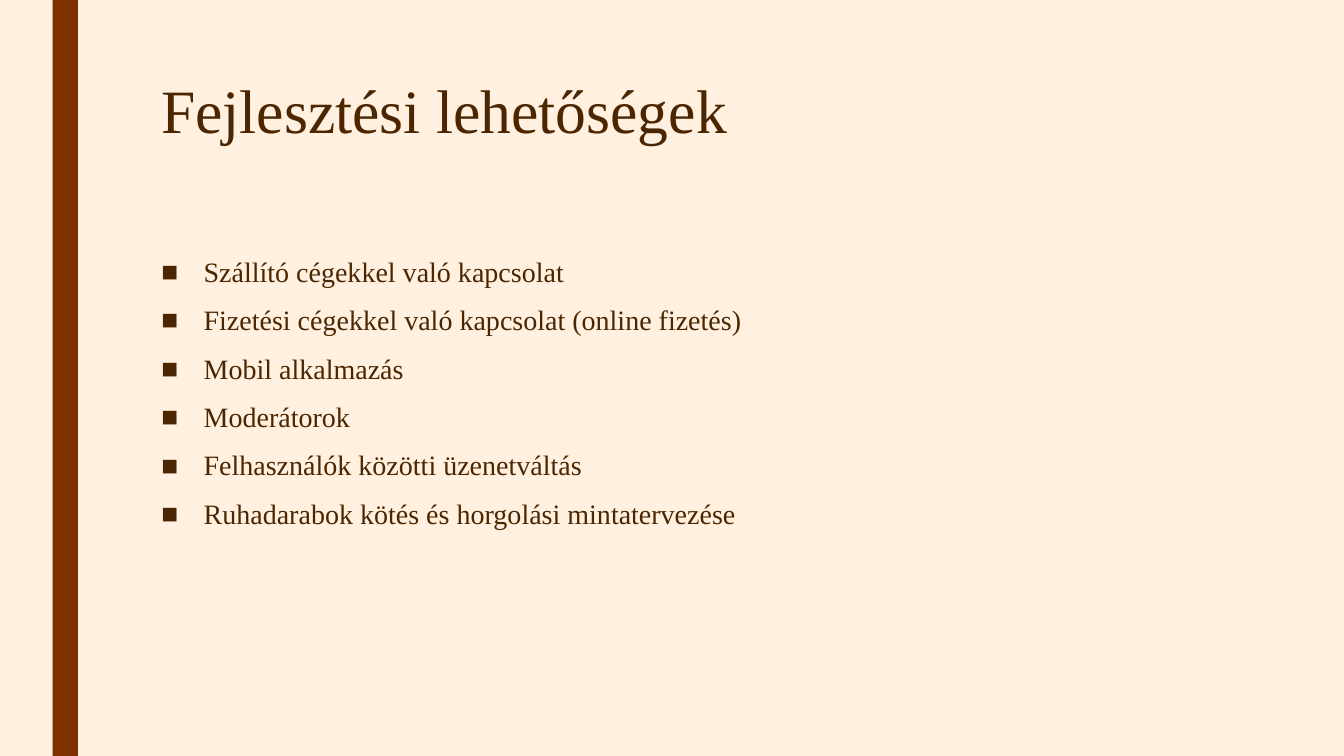
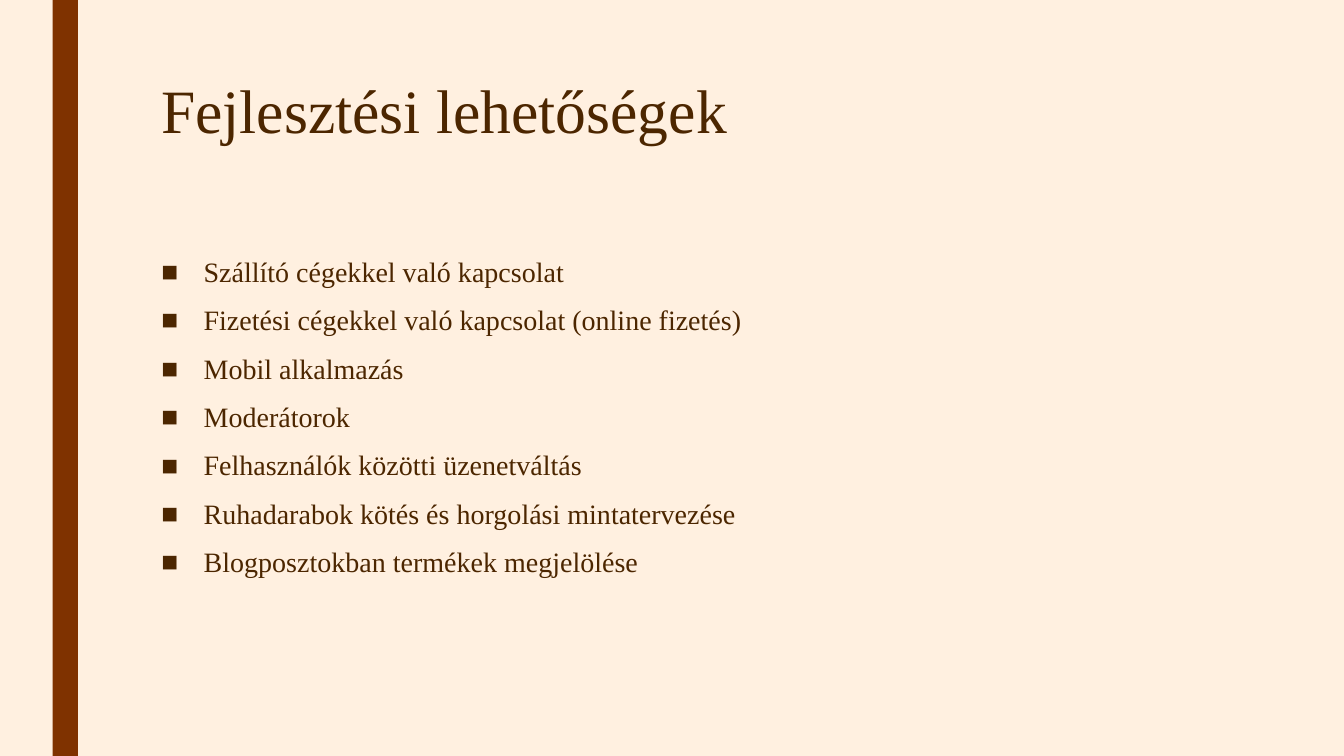
Before and after one commit to TothpalIstvano/13_S1_4_vizsgaremek, a slide deck: slide 11 of Fájlok/Bemutató.pptx. Drawn at 1344x756 pixels with LibreOffice and Linux fonts; fonts in the diff are those of the drawing. Boxes give left, top, right and bottom in pixels: in the first picture for what was removed or moved away, otherwise in the second. Text is boxed around its words. In the diff, an @@ line names an element or a change of style, - is before the commit and + after.

```diff
--- a/Fájlok/Bemutató.pptx
+++ b/Fájlok/Bemutató.pptx
@@ text at box(204, 552, 638, 578): paragraph added @@
+■ Blogposztokban termékek megjelölése
```
Also in this commit, not shown: 9 other files.
